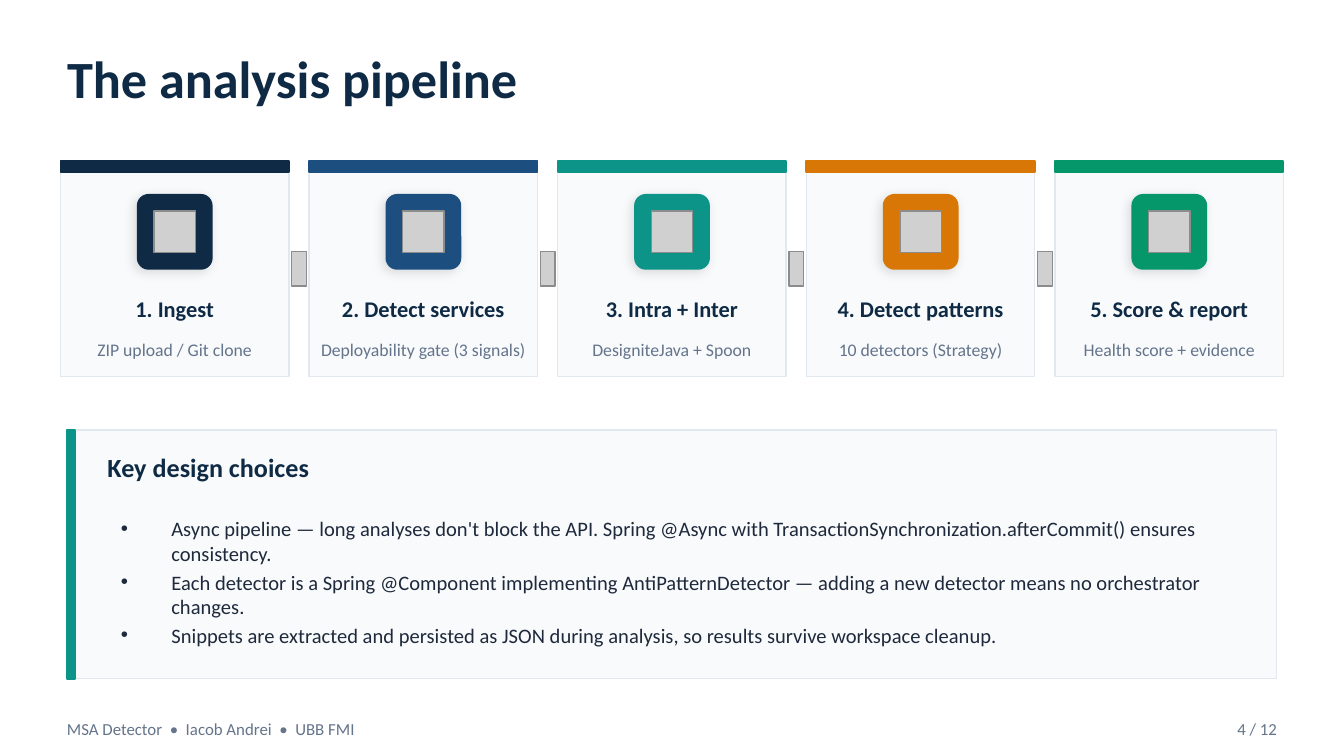
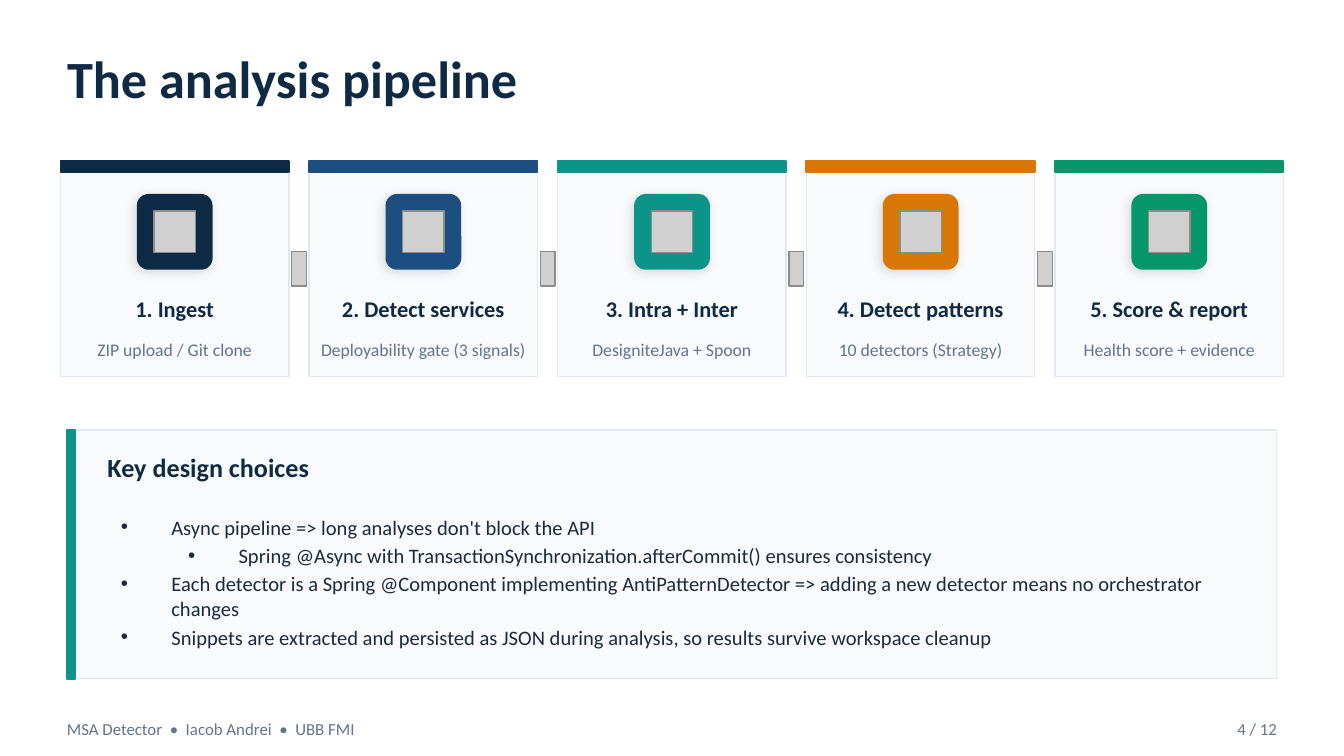
Before and after one commit to andrei45635/dissertation_backend, a slide deck: slide 4 of thesis/presentation/MSA_Detector_Defense.pptx. Drawn at 1344x756 pixels with LibreOffice and Linux fonts; fonts in the diff are those of the drawing; grey boxes stand for pictures. Boxes give left, top, right and bottom in pixels: in the first picture for what was removed or moved away, otherwise in the second. Text is boxed around its words. In the diff, an @@ line names an element or a change of style, - is before the commit and + after.

```diff
--- a/thesis/presentation/MSA_Detector_Defense.pptx
+++ b/thesis/presentation/MSA_Detector_Defense.pptx
@@ text at [171, 520, 1201, 649]: text changed @@
-• Async pipeline — long analyses don't block the API. Spring @Async with TransactionSynchronization.afterCommit() ensures consistency.
-• Each detector is a Spring @Component implementing AntiPatternDetector — adding a new detector means no orchestrator changes.
-• Snippets are extracted and persisted as JSON during analysis, so results survive workspace cleanup.
+• Async pipeline => long analyses don't block the API
+  • Spring @Async with TransactionSynchronization.afterCommit() ensures consistency
+• Each detector is a Spring @Component implementing AntiPatternDetector => adding a new detector means no orchestrator changes
+• Snippets are extracted and persisted as JSON during analysis, so results survive workspace cleanup
```
Also in this commit, not shown: 9 other slides changed, 7 other files.
